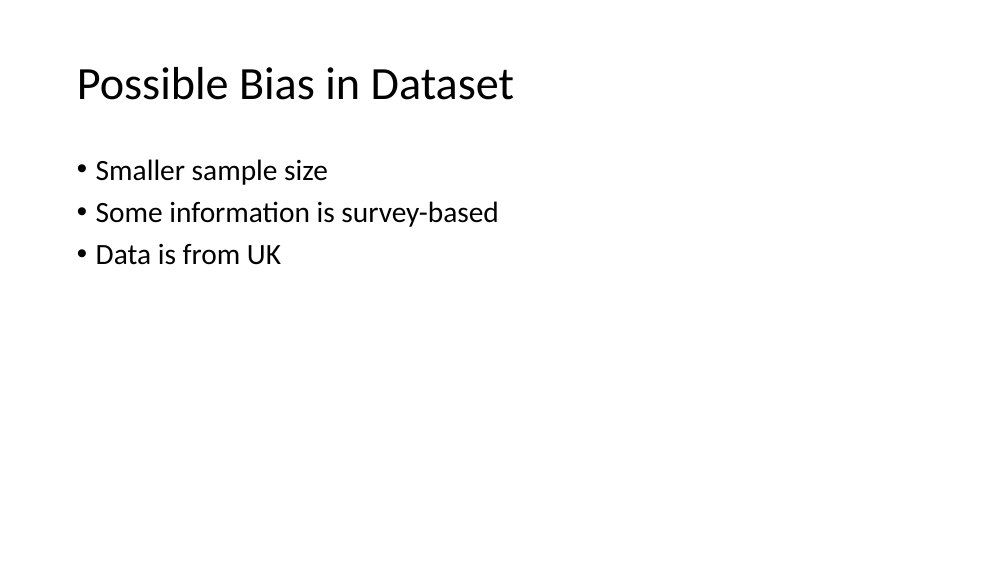
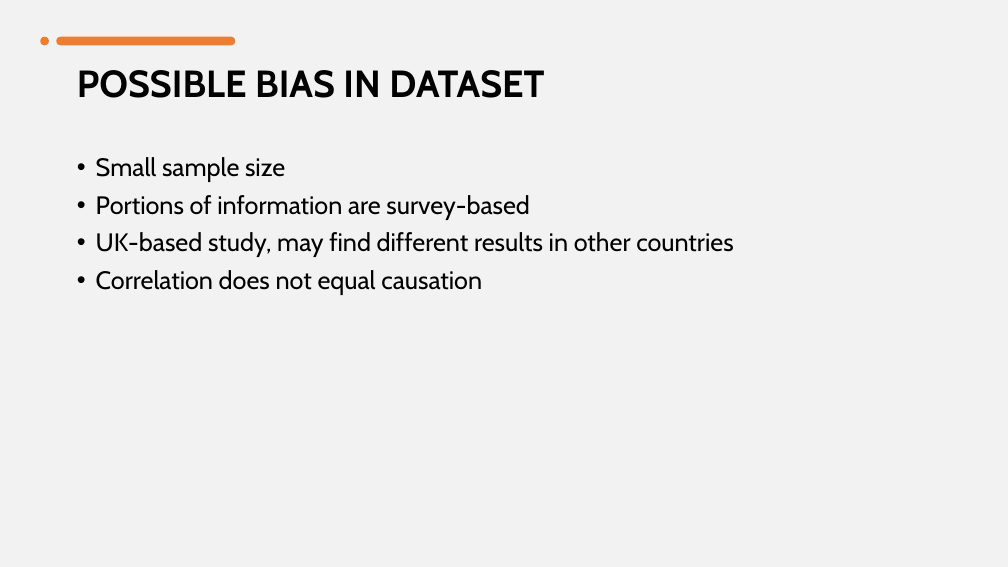
Before and after one commit to JenFreeze/Project_1, a slide deck: slide 11 of Project1.pptx. Drawn at 1008x567 pixels with LibreOffice and Linux fonts; fonts in the diff are those of the drawing. Boxes give left, top, right and bottom in pixels: in the first picture for what was removed or moved away, otherwise in the second. Text is boxed around its words. In the diff, an @@ line names an element or a change of style, - is before the commit and + after.

```diff
--- a/Project1.pptx
+++ b/Project1.pptx
@@ background #FFFFFF to #F2F2F2 @@
@@ ellipse added at (x1=40, y1=36, x2=48, y2=45), fill #ED7D31 @@
@@ rounded rectangle added at (x1=56, y1=36, x2=235, y2=45), fill #ED7D31 @@
@@ title at (x1=77, y1=70, x2=544, y2=98): text changed; size 44 to 36 pt; font Calibri to Cabin; bold on @@
-Possible Bias in Dataset
+POSSIBLE BIAS IN DATASET
@@ text at (x1=96, y1=157, x2=733, y2=295): text changed; size 28 to 24 pt; font Calibri to Cabin @@
-• Smaller sample size
-• Some information is survey-based
-• Data is from UK
+• Small sample size
+• Portions of information are survey-based
+• UK-based study, may find different results in other countries
+• Correlation does not equal causation
```
Also in this commit, not shown: 11 other slides changed, 16 other files.
